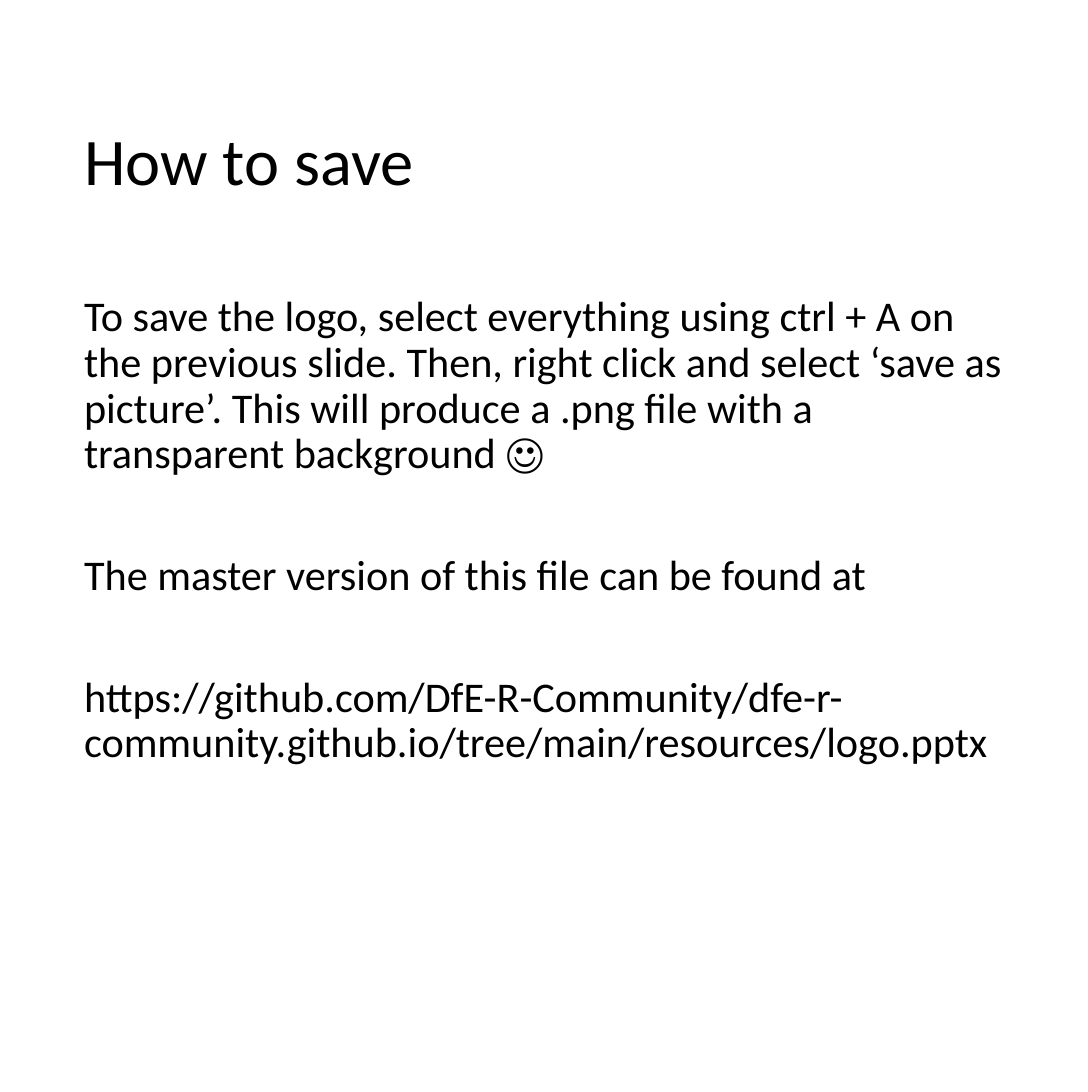
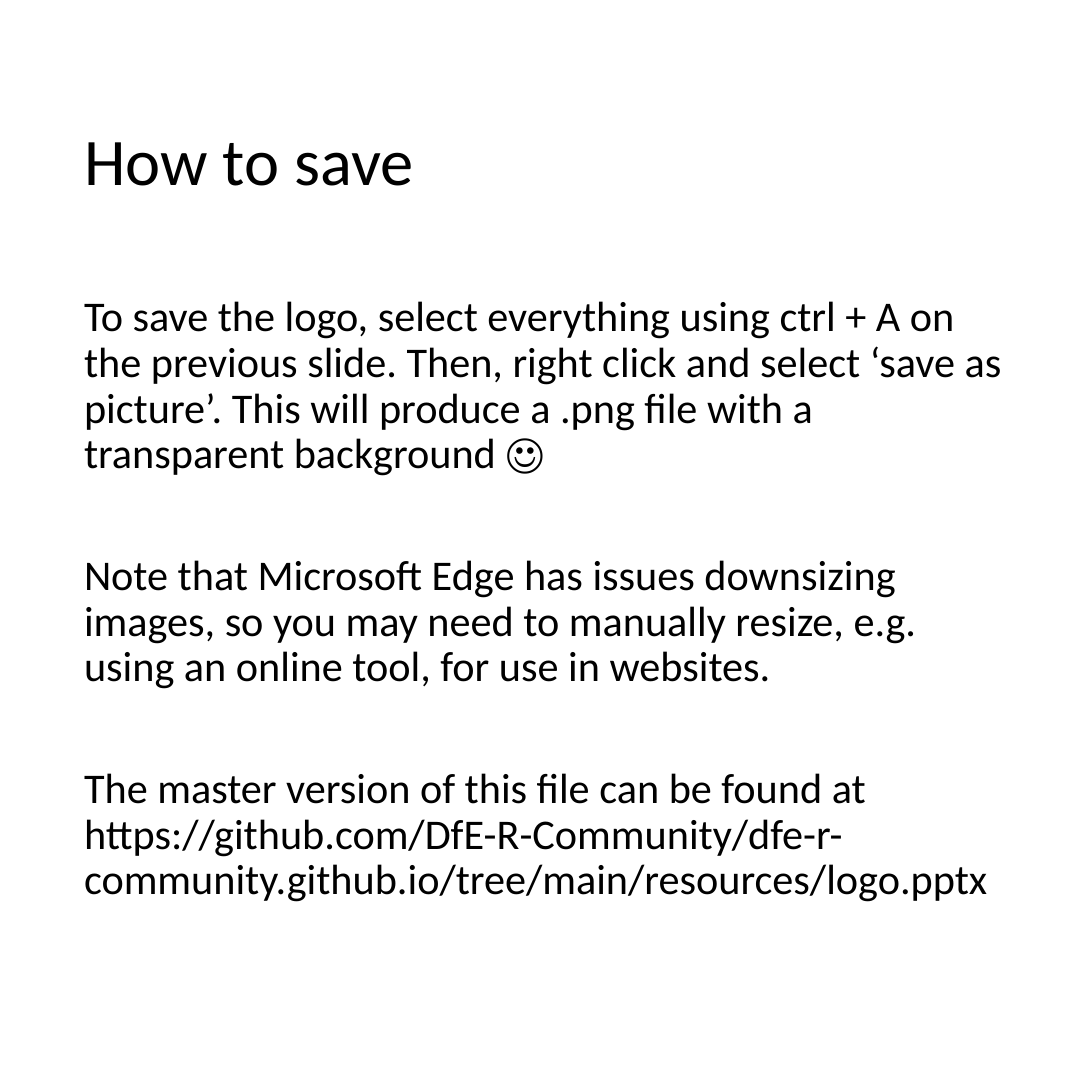
Before and after one commit to DfE-R-Community/dfe-r-community.github.io, a slide deck: slide 3 of resources/logo.pptx. Drawn at 1088x1092 pixels with LibreOffice and Linux fonts; fonts in the diff are those of the drawing. Boxes give left, top, right and bottom in pixels: in the first picture for what was removed or moved away, otherwise in the second. Text is boxed around its words. In the diff, an @@ line names an element or a change of style, - is before the commit and + after.

Commit message:
add resized logo and favicon files

```diff
--- a/resources/logo.pptx
+++ b/resources/logo.pptx
@@ text at bbox=[84, 560, 987, 902]: text changed @@
-The master version of this file can be found at
-https://github.com/DfE-R-Community/dfe-r-community.github.io/tree/main/resources/logo.pptx
+Note that Microsoft Edge has issues downsizing images, so you may need to manually resize, e.g. using an online tool, for use in websites.
+The master version of this file can be found at https://github.com/DfE-R-Community/dfe-r-community.github.io/tree/main/resources/logo.pptx
```
Also in this commit, not shown: 10 other files.
